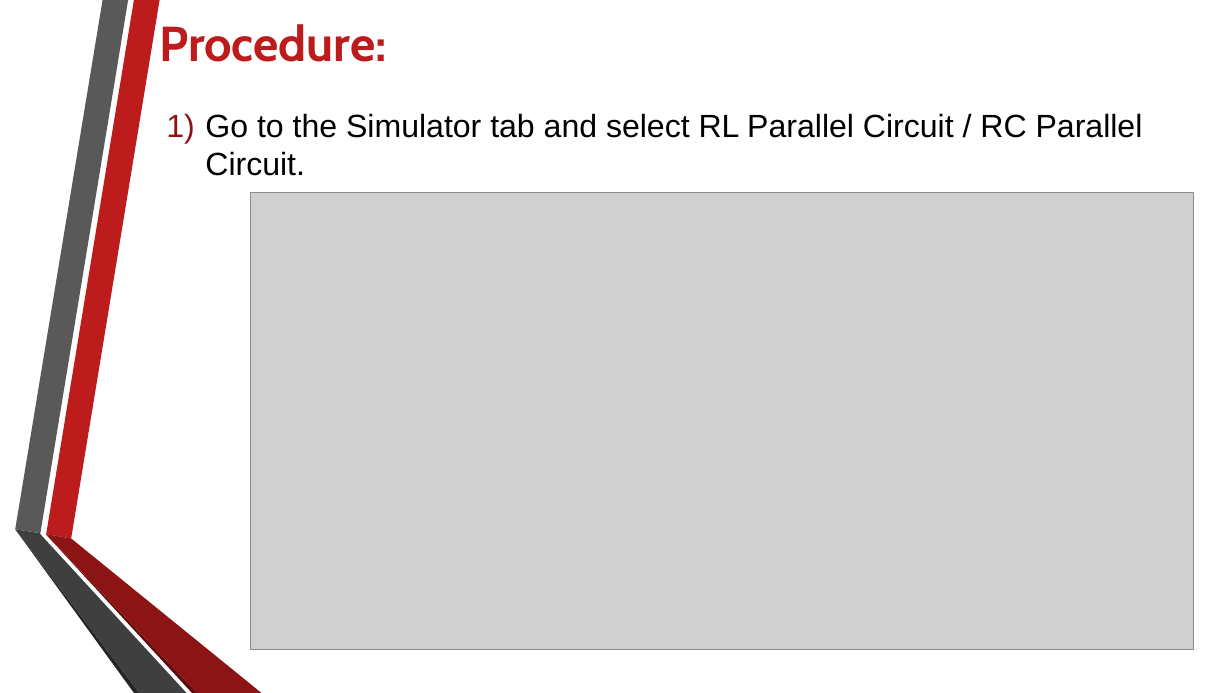
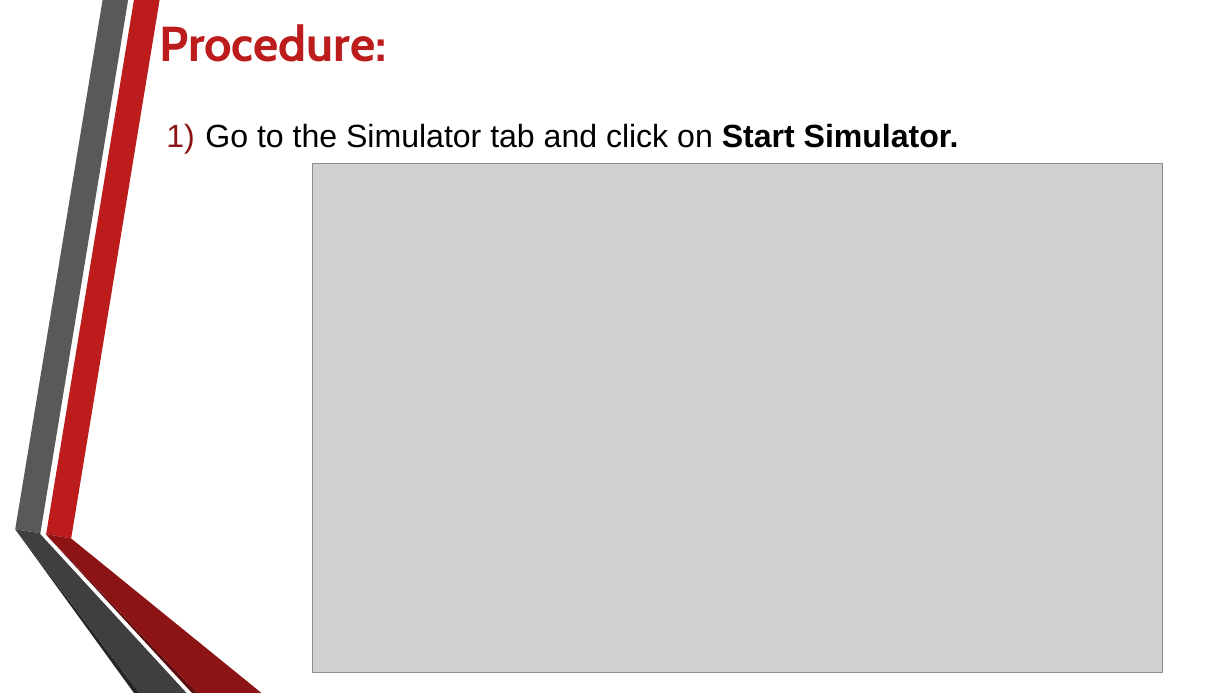
Before and after one commit to RahulAgrwal/Electrical-Virtual-lab, a slide deck: slide 3 of exp3/theoryimage/Procedure.pptx. Drawn at 1232x693 pixels with LibreOffice and Linux fonts; fonts in the diff are those of the drawing; grey boxes stand for pictures; background and template pictures are left out. Boxes give left, top, right and bottom in pixels: in the first picture for what was removed or moved away, otherwise in the second. Text is boxed around its words. In the diff, an @@ line names an element or a change of style, - is before the commit and + after.

```diff
--- a/exp3/theoryimage/Procedure.pptx
+++ b/exp3/theoryimage/Procedure.pptx
@@ text at (x1=205, y1=123, x2=959, y2=148): text changed @@
-1) Go to the Simulator tab and select RL Parallel Circuit / RC Parallel Circuit.
+1) Go to the Simulator tab and click on Start Simulator.
@@ picture resized from (x1=250, y1=192, x2=1194, y2=650) to (x1=312, y1=164, x2=1163, y2=673) @@
```
Also in this commit, not shown: 5 slides added, 7 slides removed, 18 other files.
